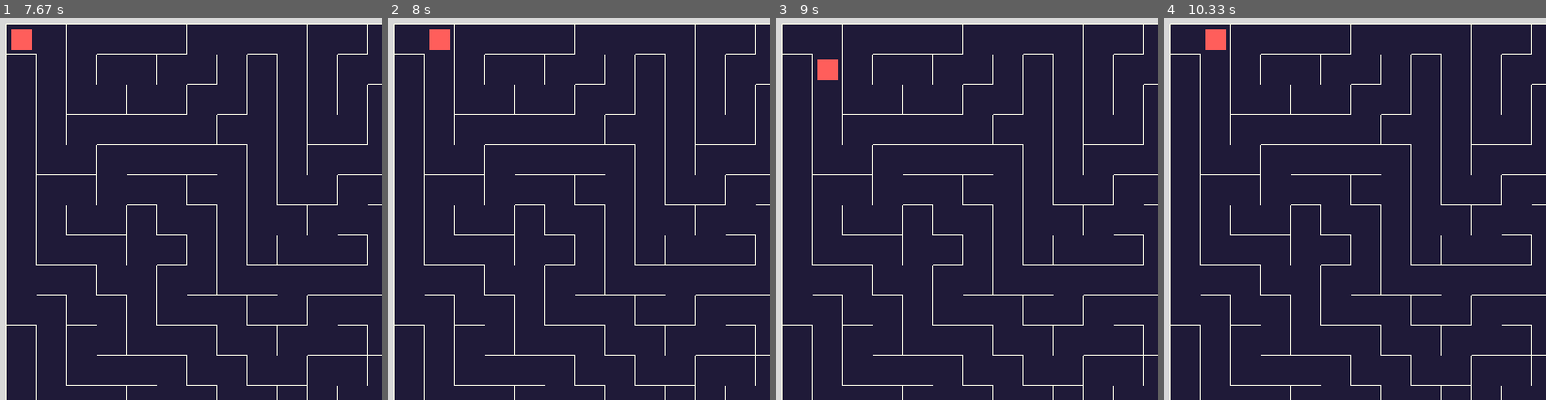
Above: before the commit, frames 1-4 (left to right).
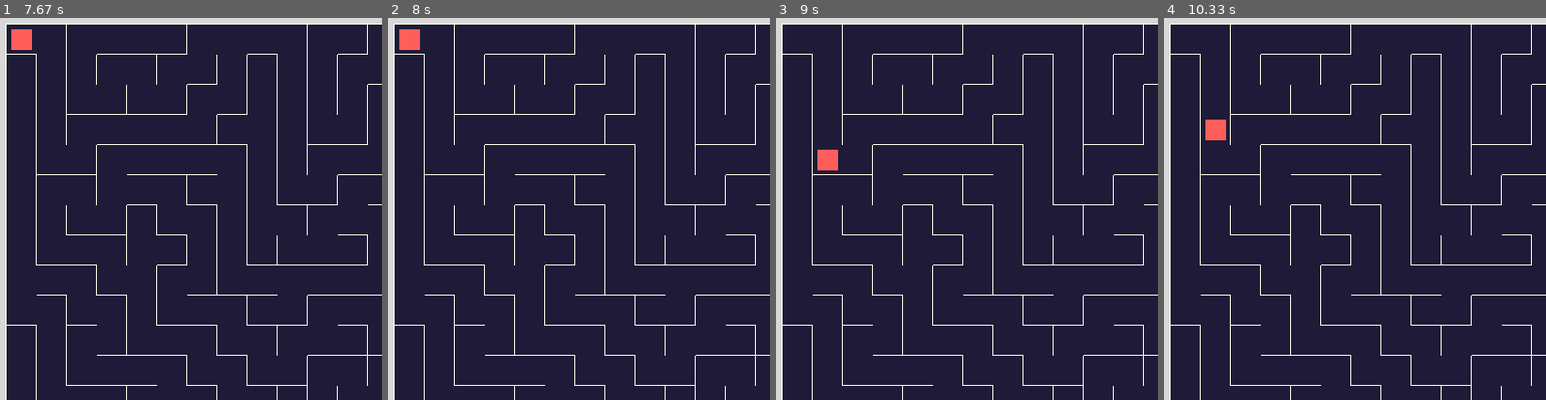
Above: after the commit, the same moments.

Repository: solens/Maze-Pygame
Game: pygame game, started from main.py
Two runs of this game, one before a commit and one after it. Both use one fixed random seed, a clock stepped at 60 frames per second and the inputs below.
Inputs:
- Up to frame 1 (7.67 s): tap Enter at 0.33 s
- Up to frame 2 (8 s): hold Right from 7.97 s (still down)
- Up to frame 3 (9 s): release Right at 8.6 s; hold Down from 8.63 s (still down)
- Up to frame 4 (10.33 s): release Down at 9 s; hold Up from 10.3 s (still down)
The pictures show only the part of the screen within x 0-50%, y 0-50%; the shares and areas given below are measured in that part.

Frame 1 is identical in both runs. In frame 2, 0.6% of the frame differs, in the area x 2-17%, y 2-9%; in frame 3, 0.6%; in frame 4, 0.6%.

Commit message:
add sticky keys support

Diff:
--- a/main.py
+++ b/main.py
@@ -11,7 +11,7 @@
 
 WIDTH = 820
 HEIGHT = 820
-FPS = 30
+FPS = 20
 
 WIN = pygame.display.set_mode((WIDTH, HEIGHT))
 pygame.display.set_caption("Maze")
@@ -198,19 +198,32 @@
                 run = False
                 pygame.quit()
 
-            if event.type == pygame.KEYDOWN:
-
-                if event.key == pygame.K_UP and cur_tile.top:
-                    player, cur_tile = move_player(player,cur_tile,cur_tile.top,step)
-
-                if event.key == pygame.K_DOWN and cur_tile.bottom:
-                    player, cur_tile = move_player(player,cur_tile,cur_tile.bottom,step)
-
-                if event.key == pygame.K_LEFT and cur_tile.left:
-                    player, cur_tile = move_player(player,cur_tile,cur_tile.left,step)
-
-                if event.key == pygame.K_RIGHT and cur_tile.right:
-                    player, cur_tile = move_player(player,cur_tile,cur_tile.right,step)
+            # if event.type == pygame.KEYDOWN:
+            #
+            #     if event.key == pygame.K_UP and cur_tile.top:
+            #         player, cur_tile = move_player(player,cur_tile,cur_tile.top,step)
+            #
+            #     if event.key == pygame.K_DOWN and cur_tile.bottom:
+            #         player, cur_tile = move_player(player,cur_tile,cur_tile.bottom,step)
+            #
+            #     if event.key == pygame.K_LEFT and cur_tile.left:
+            #         player, cur_tile = move_player(player,cur_tile,cur_tile.left,step)
+            #
+            #     if event.key == pygame.K_RIGHT and cur_tile.right:
+            #         player, cur_tile = move_player(player,cur_tile,cur_tile.right,step)
+
+        keys_pressed = pygame.key.get_pressed()
+        if keys_pressed[pygame.K_UP] and cur_tile.top:
+            player, cur_tile = move_player(player, cur_tile, cur_tile.top, step)
+
+        if keys_pressed[pygame.K_DOWN] and cur_tile.bottom:
+            player, cur_tile = move_player(player, cur_tile, cur_tile.bottom, step)
+
+        if keys_pressed[pygame.K_LEFT] and cur_tile.left:
+            player, cur_tile = move_player(player, cur_tile, cur_tile.left, step)
+
+        if keys_pressed[pygame.K_RIGHT] and cur_tile.right:
+            player, cur_tile = move_player(player, cur_tile, cur_tile.right, step)
 
         if cur_tile == tiles[-1]:
             draw_winner()
